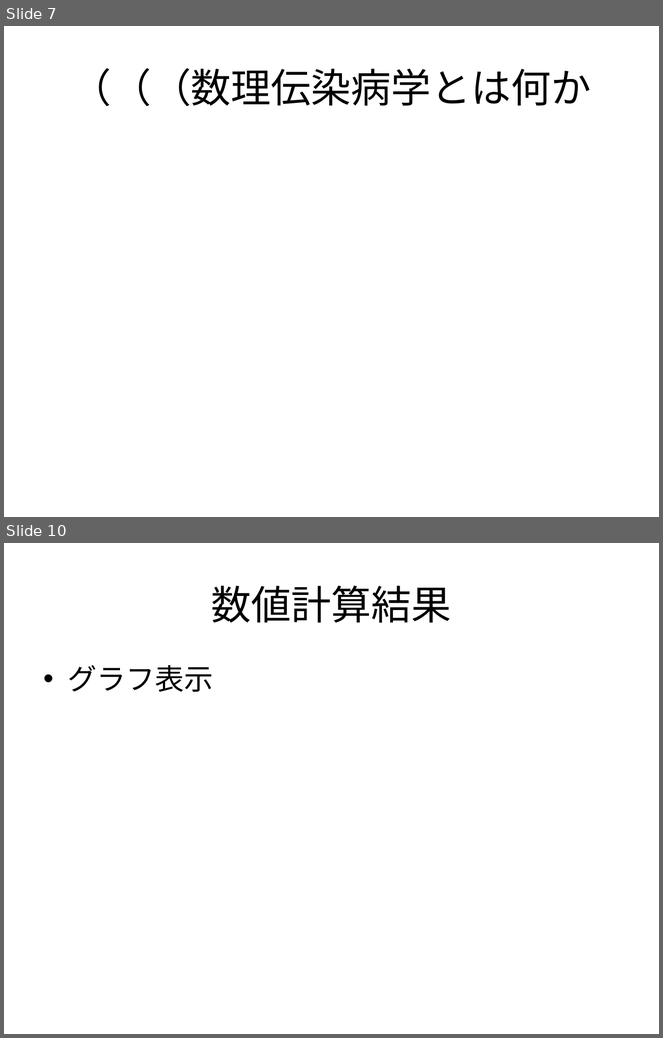
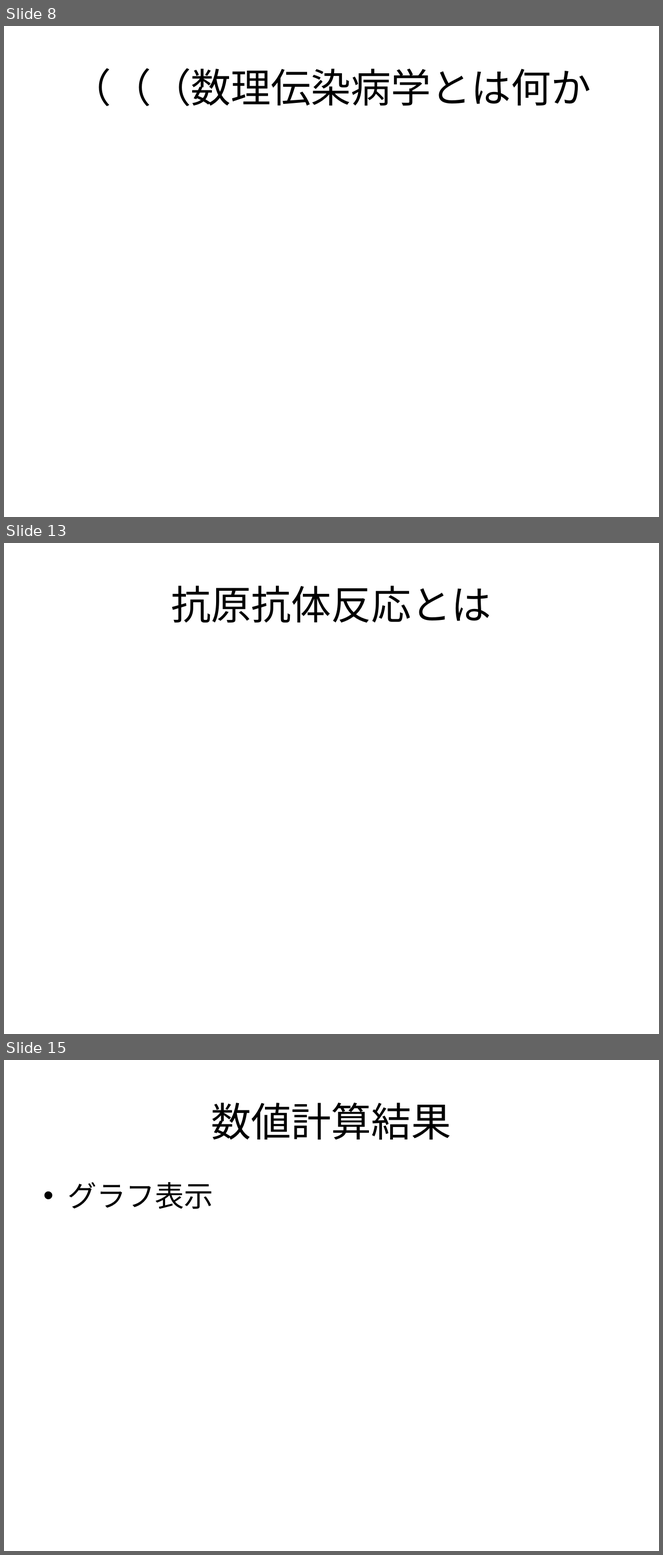
Before and after one commit to nkud/Research-BB, a slide deck: ppt/卒業研究.pptx. Shown one above the other, each under a label of ours: slides 7 and 10 before the commit, slides 8, 13 and 15 after it; the slides between them are not shown. The pictures are 663x1038 and 663x1555 pixels, drawn with LibreOffice and Linux fonts; fonts in the diff are those of the drawing. Boxes give left, top, right and bottom in pixels: in the first picture for what was removed or moved away, otherwise in the second. Text is boxed around its words. In the diff, an @@ line names an element or a change of style, - is before the commit and + after.

```diff
--- a/ppt/卒業研究.pptx
+++ b/ppt/卒業研究.pptx
@@ slide 13 added at bbox=[4, 543, 659, 1034], background #FFFFFF @@
@@ title added at bbox=[171, 586, 492, 623], 44 pt, text #000000 @@
+抗原抗体反応とは
@@ what was slide 7 is now slide 8 @@
@@ what was slide 10 is now slide 15 @@
```
Also in this commit, not shown: 6 slides changed, 4 other slides added, 1 slide removed.
